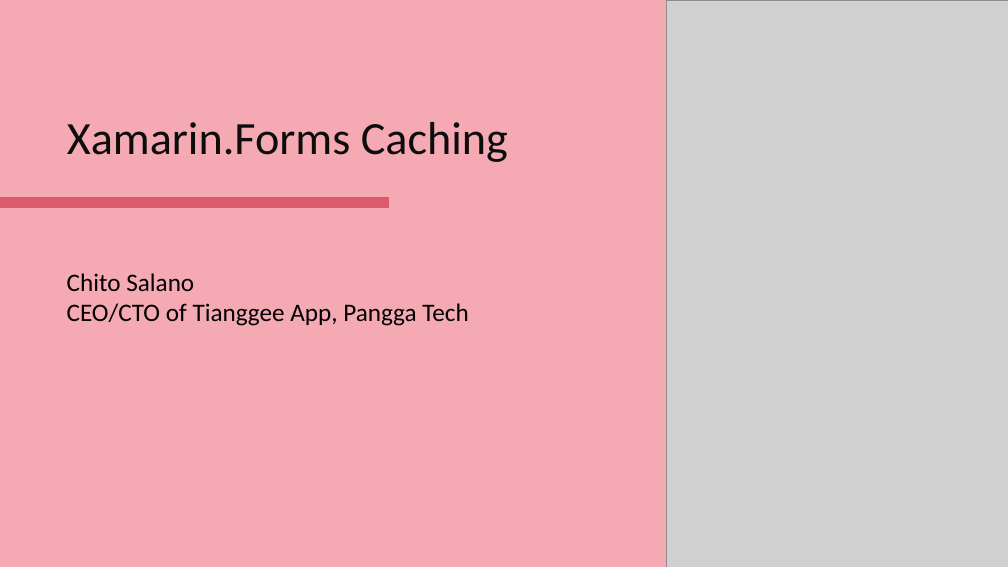
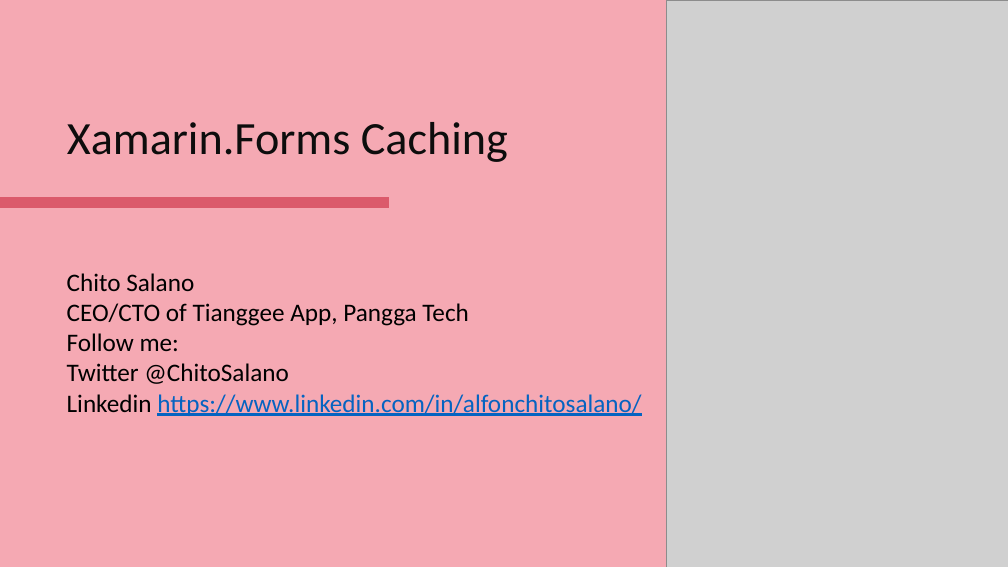
Before and after one commit to HopePH/Playground, a slide deck: slide 1 of PPT/WorkShop/Caching.Alfon.pptx. Drawn at 1008x567 pixels with LibreOffice and Linux fonts; fonts in the diff are those of the drawing; grey boxes stand for pictures. Boxes give left, top, right and bottom in pixels: in the first picture for what was removed or moved away, otherwise in the second. Text is boxed around its words. In the diff, an @@ line names an element or a change of style, - is before the commit and + after.

```diff
--- a/PPT/WorkShop/Caching.Alfon.pptx
+++ b/PPT/WorkShop/Caching.Alfon.pptx
@@ text at bbox=[67, 333, 641, 416]: paragraphs added @@
+Follow me:
+Twitter @ChitoSalano
+Linkedin https://www.linkedin.com/in/alfonchitosalano/
```
Also in this commit, not shown: 1 other file.
